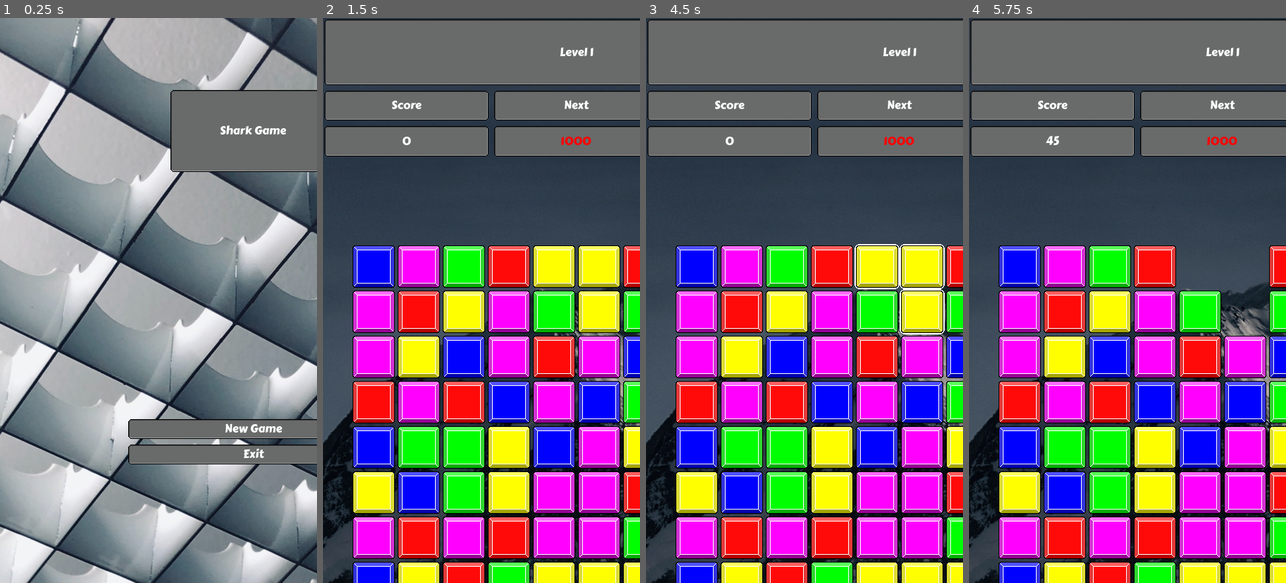
Above: before the commit, frames 1-4 (left to right).
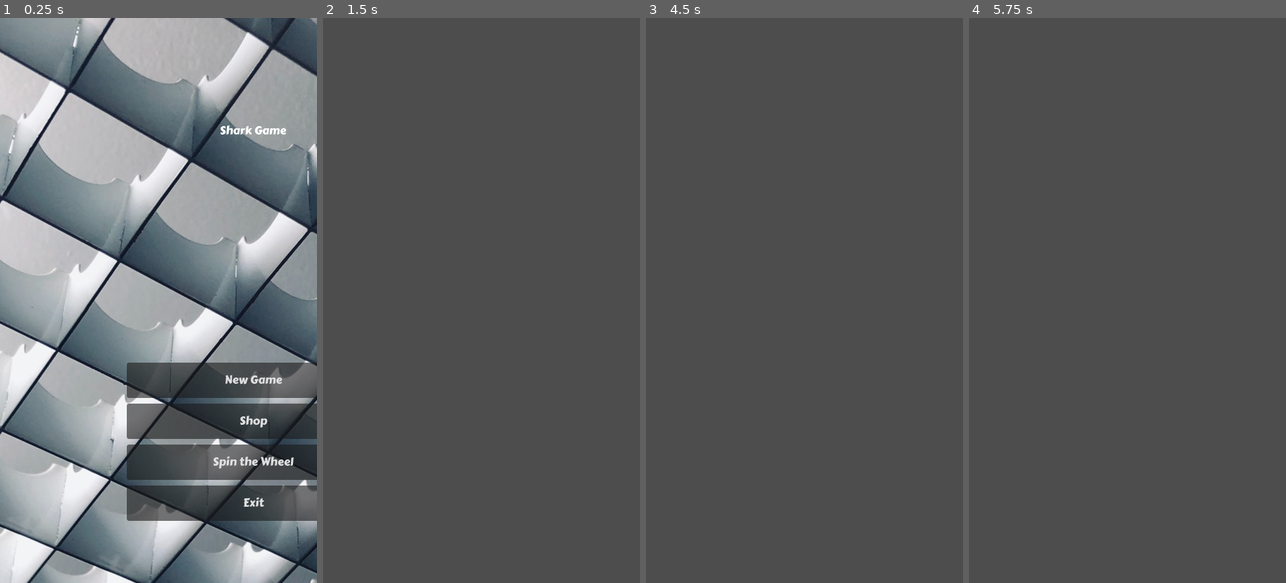
Above: after the commit, the same moments.

Repository: jahu00/SmallHax.SharkGame
Game: Godot game, scene res://Main.tscn
The game is run twice, just before and just after one commit, with the same random seed, the same clock (stepped at 60 frames per second) and the same inputs.
Inputs (mouse positions are in pixels of both pictures, inside the frame that each line leads up to):
- Up to frame 1 (0.25 s): no input
- Up to frame 2 (1.5 s): click (576, 419) at 0.5 s, where only the run after the commit has a clickable "Shop"; tap Enter at 1.25 s; move the mouse to (373, 266) at 1.27 s; click (373, 266) at 1.42 s
- Up to frame 3 (4.5 s): tap Space at 2, 3.5 s; move the mouse to (741, 266) at 2.02 s; click (741, 266) at 2.17 s; tap Enter at 2.75, 4.25 s; move the mouse to (785, 266) at 2.77 s; click (785, 266) at 2.92 s; move the mouse to (833, 266) at 3.52 s; click (833, 266) at 3.67 s; move the mouse to (877, 266) at 4.27 s; click (877, 266) at 4.42 s
- Up to frame 4 (5.75 s): tap Space at 5 s; move the mouse to (1244, 266) at 5.02 s; click (1244, 266) at 5.17 s

The runs differ from the first frame. In frame 1, 19% of the frame differs, in the area x 40-100%, y 12-89%; in frame 2, 94%; in frame 3, 94%, in the area x 0-100%, y 0-100%; in frame 4, 92%.

Commit message:
Fixing bugs and making code more Godot 4 compliant

Diff:
--- a/Game.gd
+++ b/Game.gd
@@ -16,8 +16,8 @@
 var state = "PlayerMove"
 
 func _ready():
-	game_over_container.connect("gui_input", Callable(self, "on_game_over_container_input"))
-	menu_button.connect("gui_input", Callable(self, "on_menu_button_input"))
+	game_over_container.gui_input.connect(on_game_over_container_input)
+	menu_button.pressed.connect(on_menu_button_pressed)
 	init()
 
 func init():
@@ -34,8 +34,8 @@
 	for tile_data in GameStore.data.tiles:
 		var tile = Scenes.Tile.instantiate()
 		tile.init(tile_data)
-		tile.connect("clicked", Callable(self, "on_tile_clicked"))
-		tile.connect("destroyed", Callable(self, "on_tile_destroyed"))
+		tile.clicked.connect(on_tile_clicked)
+		tile.destroyed.connect(on_tile_destroyed)
 		tile_layer.add_child(tile)
 
 
@@ -298,8 +298,9 @@
 
 func on_game_over_container_input(event):
 	if event is InputEventMouseButton or event is InputEventScreenTouch:
+		game_over_container.accept_event()
 		Global.end_game()
 
-func on_menu_button_input(event):
-	if (event is InputEventMouseButton or event is InputEventScreenTouch) and state == "PlayerMove":
+func on_menu_button_pressed():
+	if state == "PlayerMove":
 		Global.change_scene_to_file(Scenes.SceneEnum.Menu)
--- a/Game.tscn
+++ b/Game.tscn
@@ -193,18 +193,13 @@
 offset_right = 720.0
 offset_bottom = 50.0
 
-[node name="MenuButton" parent="LowerPanel/HBoxContainer" instance=ExtResource( 6 )]
-offset_top = 0.0
-offset_right = 720.0
-offset_bottom = 50.0
-
-[node name="Label" type="Label" parent="LowerPanel/HBoxContainer/MenuButton"]
-offset_right = 720.0
-offset_bottom = 50.0
+[node name="MenuButton" type="Button" parent="LowerPanel/HBoxContainer"]
+offset_top = 0.0
+offset_right = 720.0
+offset_bottom = 50.0
+size_flags_horizontal = 3
 theme_override_fonts/font = ExtResource( 3 )
 text = "Menu"
-align = 1
-valign = 1
 
 [node name="GameOverContainer" type="VBoxContainer" parent="."]
 visible = false
--- a/Global.gd
+++ b/Global.gd
@@ -4,16 +4,18 @@
 signal game_closing
 signal game_ending
 signal game_starting
+signal coins_changed
+signal inventory_changed
 
 func new_game():
 	GameStore.new_game()
-	emit_signal("game_starting")
+	game_starting.emit()
 
 func change_scene_to_file(target_scene):
-	emit_signal("scene_changing", target_scene)
+	scene_changing.emit(target_scene)
 
 func close_game():
-	emit_signal("game_closing")
+	game_closing.emit()
 
 func end_game():
-	emit_signal("game_ending")
+	game_ending.emit()
--- a/Main.gd
+++ b/Main.gd
@@ -1,21 +1,28 @@
 extends Node2D
 
 func _ready():
-	Global.connect("scene_changing", Callable(self, "on_scene_changing"))
-	Global.connect("game_starting", Callable(self, "on_game_starting"))
-	Global.connect("game_ending", Callable(self, "on_game_ending"))
-	Global.connect("game_closing", Callable(self, "on_game_closing"))
+	Global.scene_changing.connect(on_scene_changing)
+	Global.game_starting.connect(on_game_starting)
+	Global.game_ending.connect(on_game_ending)
+	Global.game_closing.connect(on_game_closing)
 	Global.change_scene_to_file(Scenes.SceneEnum.Menu)
 
 func on_scene_changing(scene_enum):
 	clear_scene()
+	await get_tree().process_frame
 	match (scene_enum):
 		Scenes.SceneEnum.Menu:
-			var menu = Scenes.Menu.instantiate()
-			add_child(menu)
+			var scene = Scenes.Menu.instantiate()
+			add_child(scene)
 		Scenes.SceneEnum.Game:
-			var menu = Scenes.Game.instantiate()
-			add_child(menu)
+			var scene = Scenes.Game.instantiate()
+			add_child(scene)
+		Scenes.SceneEnum.Shop:
+			var scene = Scenes.Shop.instantiate()
+			add_child(scene)
+		Scenes.SceneEnum.SpinningWheel:
+			var scene = Scenes.SpinningWheel.instantiate()
+			add_child(scene)
 
 func clear_scene():
 	for child in get_children():
--- a/Menu.gd
+++ b/Menu.gd
@@ -3,27 +3,41 @@
 @onready var continue_button = get_node("CenterContainer2/VBoxContainer/ContinueButton")
 @onready var new_game_button = get_node("CenterContainer2/VBoxContainer/NewGameButton")
 @onready var exit_button = get_node("CenterContainer2/VBoxContainer/ExitButton")
+@onready var shop_button = get_node("CenterContainer2/VBoxContainer/ShopButton")
+@onready var spinning_wheel_button = get_node("CenterContainer2/VBoxContainer/SpinningWheelButton")
+@onready var coin_label = get_node("CoinDisplay/CoinLabel")
 
 func _ready():
-	exit_button.connect("gui_input", Callable(self, "exit_button_input"))
-	new_game_button.connect("gui_input", Callable(self, "new_game_button_input"))
-	continue_button.connect("gui_input", Callable(self, "continue_button_input"))
+	new_game_button.pressed.connect(_on_new_game_pressed)
+	continue_button.pressed.connect(_on_continue_pressed)
+	exit_button.pressed.connect(_on_exit_pressed)
+	shop_button.pressed.connect(_on_shop_pressed)
+	spinning_wheel_button.pressed.connect(_on_spinning_wheel_pressed)
+	_update_coin_display()
 
-func new_game_button_input(event):
-	if event is InputEventMouseButton or event is InputEventScreenTouch:
-		Global.new_game()
+func _on_new_game_pressed():
+	Global.new_game()
 
-func continue_button_input(event):
-	if event is InputEventMouseButton or event is InputEventScreenTouch:
-		Global.change_scene_to_file(Scenes.SceneEnum.Game)
+func _on_continue_pressed():
+	Global.change_scene_to_file(Scenes.SceneEnum.Game)
 
-func exit_button_input(event):
-	if event is InputEventMouseButton or event is InputEventScreenTouch:
-		Global.close_game()
+func _on_exit_pressed():
+	Global.close_game()
+
+func _on_shop_pressed():
+	Global.change_scene_to_file(Scenes.SceneEnum.Shop)
+
+func _on_spinning_wheel_pressed():
+	Global.change_scene_to_file(Scenes.SceneEnum.SpinningWheel)
+
+func _update_coin_display():
+	coin_label.text = str(GameStore.coins)
 
 func _process(delta):
-	if (GameStore.data == null && continue_button.visible):
+	if GameStore.data == null and continue_button.visible:
 		continue_button.visible = false
 
-	if (GameStore.data != null && !continue_button.visible):
+	if GameStore.data != null and not continue_button.visible:
 		continue_button.visible = true
+
+	_update_coin_display()
--- a/Menu.tscn
+++ b/Menu.tscn
@@ -1,104 +1,87 @@
-[gd_scene load_steps=5 format=2]
+[gd_scene load_steps=5 format=3]
 
-[ext_resource path="res://FrameContainer.tscn" type="PackedScene" id=1]
-[ext_resource path="res://abstract-aluminum-architecture-720.jpg" type="Texture2D" id=2]
-[ext_resource path="res://ScoreFont.tres" type="FontFile" id=3]
-[ext_resource path="res://Menu.gd" type="Script" id=4]
+[ext_resource type="Texture2D" path="res://abstract-aluminum-architecture-720.jpg" id="1"]
+[ext_resource type="FontFile" path="res://ScoreFont.tres" id="2"]
+[ext_resource type="Script" path="res://Menu.gd" id="3"]
+[ext_resource type="Texture2D" path="res://coin.png" id="4"]
 
 [node name="Menu" type="Node2D"]
-script = ExtResource( 4 )
+script = ExtResource("3")
 
 [node name="Background" type="Sprite2D" parent="."]
-texture = ExtResource( 2 )
+texture = ExtResource("1")
 centered = false
 
 [node name="CenterContainer" type="CenterContainer" parent="."]
 offset_right = 720.0
 offset_bottom = 320.0
-__meta__ = {
-"_edit_use_anchors_": false
-}
 
-[node name="MarginContainer" parent="CenterContainer" instance=ExtResource( 1 )]
+[node name="VBoxContainer" type="VBoxContainer" parent="CenterContainer"]
 offset_left = 240.0
 offset_top = 100.0
 offset_right = 480.0
 offset_bottom = 220.0
-custom_minimum_size = Vector2( 240, 120 )
-size_flags_horizontal = 0
-size_flags_vertical = 0
+custom_minimum_size = Vector2(240, 120)
 
-[node name="Label" type="Label" parent="CenterContainer/MarginContainer"]
-offset_top = 35.0
-offset_right = 240.0
-offset_bottom = 85.0
-theme_override_fonts/font = ExtResource( 3 )
+[node name="Label" type="Label" parent="CenterContainer/VBoxContainer"]
+custom_minimum_size = Vector2(240, 120)
+theme_override_fonts/font = ExtResource("2")
 text = "Shark Game"
-align = 1
-valign = 1
+horizontal_alignment = 1
+vertical_alignment = 1
+
+[node name="CoinDisplay" type="HBoxContainer" parent="."]
+offset_left = 520.0
+offset_top = 20.0
+offset_right = 700.0
+offset_bottom = 60.0
+
+[node name="CoinIcon" type="TextureRect" parent="CoinDisplay"]
+custom_minimum_size = Vector2(32, 32)
+texture = ExtResource("4")
+expand_mode = 1
+stretch_mode = 5
+
+[node name="CoinLabel" type="Label" parent="CoinDisplay"]
+custom_minimum_size = Vector2(100, 32)
+theme_override_fonts/font = ExtResource("2")
+text = "0"
+vertical_alignment = 1
 
 [node name="CenterContainer2" type="CenterContainer" parent="."]
 offset_top = 360.0
 offset_right = 720.0
 offset_bottom = 840.0
-__meta__ = {
-"_edit_use_anchors_": false
-}
 
 [node name="VBoxContainer" type="VBoxContainer" parent="CenterContainer2"]
 offset_left = 180.0
-offset_top = 161.0
+offset_top = 100.0
 offset_right = 540.0
-offset_bottom = 319.0
-custom_minimum_size = Vector2( 360, 0 )
+offset_bottom = 400.0
+custom_minimum_size = Vector2(360, 0)
+theme_override_constants/separation = 8
 
-[node name="ContinueButton" parent="CenterContainer2/VBoxContainer" instance=ExtResource( 1 )]
-offset_top = 0.0
-offset_right = 360.0
-offset_bottom = 50.0
+[node name="ContinueButton" type="Button" parent="CenterContainer2/VBoxContainer"]
+custom_minimum_size = Vector2(360, 50)
+theme_override_fonts/font = ExtResource("2")
+text = "Continue"
 
-[node name="Label" type="Label" parent="CenterContainer2/VBoxContainer/ContinueButton"]
-offset_right = 360.0
-offset_bottom = 50.0
-theme_override_fonts/font = ExtResource( 3 )
-text = "Continue"
-align = 1
-valign = 1
+[node name="NewGameButton" type="Button" parent="CenterContainer2/VBoxContainer"]
+custom_minimum_size = Vector2(360, 50)
+theme_override_fonts/font = ExtResource("2")
+text = "New Game"
 
-[node name="NewGameButton" parent="CenterContainer2/VBoxContainer" instance=ExtResource( 1 )]
-offset_right = 360.0
+[node name="ShopButton" type="Button" parent="CenterContainer2/VBoxContainer"]
+custom_minimum_size = Vector2(360, 50)
+theme_override_fonts/font = ExtResource("2")
+text = "Shop"
 
-[node name="Label" type="Label" parent="CenterContainer2/VBoxContainer/NewGameButton"]
-offset_right = 360.0
-offset_bottom = 50.0
-theme_override_fonts/font = ExtResource( 3 )
-text = "New Game"
-align = 1
-valign = 1
+[node name="SpinningWheelButton" type="Button" parent="CenterContainer2/VBoxContainer"]
+custom_minimum_size = Vector2(360, 50)
+theme_override_fonts/font = ExtResource("2")
+text = "Spin the Wheel"
 
-[node name="SpinButton" parent="CenterContainer2/VBoxContainer" instance=ExtResource( 1 )]
-visible = false
-offset_top = 108.0
-offset_right = 360.0
-offset_bottom = 158.0
-
-[node name="Label" type="Label" parent="CenterContainer2/VBoxContainer/SpinButton"]
-offset_right = 360.0
-offset_bottom = 50.0
-theme_override_fonts/font = ExtResource( 3 )
-text = "Spin"
-align = 1
-valign = 1
-
-[node name="ExitButton" parent="CenterContainer2/VBoxContainer" instance=ExtResource( 1 )]
-offset_top = 108.0
-offset_right = 360.0
-offset_bottom = 158.0
-
-[node name="Label" type="Label" parent="CenterContainer2/VBoxContainer/ExitButton"]
-offset_right = 360.0
-offset_bottom = 50.0
-theme_override_fonts/font = ExtResource( 3 )
+[node name="ExitButton" type="Button" parent="CenterContainer2/VBoxContainer"]
+custom_minimum_size = Vector2(360, 50)
+theme_override_fonts/font = ExtResource("2")
 text = "Exit"
-align = 1
-valign = 1
--- a/Scenes.gd
+++ b/Scenes.gd
@@ -1,7 +1,9 @@
 extends Node
 
-enum SceneEnum { Menu, Game }
+enum SceneEnum { Menu, Game, Shop, SpinningWheel }
 
 var Menu = preload("res://Menu.tscn")
 var Tile = preload("res://Tile.tscn")
 var Game = preload("res://Game.tscn")
+var Shop = preload("res://Shop.tscn")
+var SpinningWheel = preload("res://SpinningWheel.tscn")
--- /dev/null
+++ b/Shop.tscn
@@ -0,0 +1,9 @@
+[gd_scene format=3 uid="uid://shop_placeholder"]
+
+[node name="Shop" type="Control"]
+layout_mode = 3
+anchors_preset = 15
+anchor_right = 1.0
+anchor_bottom = 1.0
+grow_horizontal = 2
+grow_vertical = 2
--- /dev/null
+++ b/SpinningWheel.tscn
@@ -0,0 +1,9 @@
+[gd_scene format=3 uid="uid://spinning_wheel_placeholder"]
+
+[node name="SpinningWheel" type="Control"]
+layout_mode = 3
+anchors_preset = 15
+anchor_right = 1.0
+anchor_bottom = 1.0
+grow_horizontal = 2
+grow_vertical = 2
Not shown, changed: .kiro/specs/game-economy-and-shop/tasks.md
